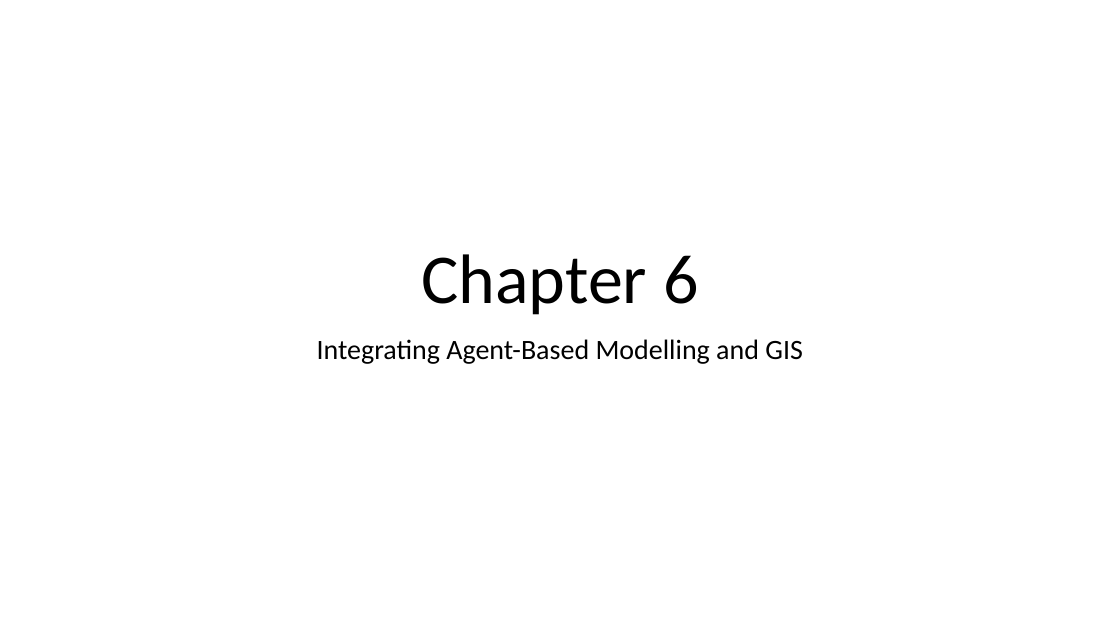
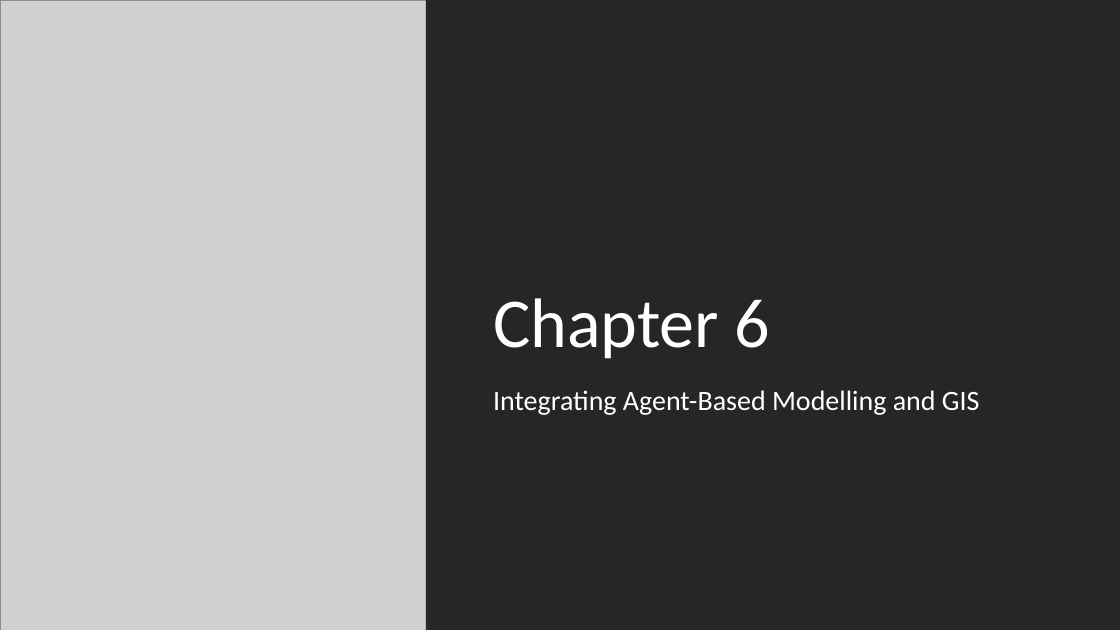
Before and after one commit to abmgis/abmgis, a slide deck: slide 1 of Chapter06-IntegratingABMandGIS/Chapter6.pptx. Drawn at 1120x630 pixels with LibreOffice and Linux fonts; fonts in the diff are those of the drawing; grey boxes stand for pictures. Boxes give left, top, right and bottom in pixels: in the first picture for what was removed or moved away, otherwise in the second. Text is boxed around its words. In the diff, an @@ line names an element or a change of style, - is before the commit and + after.

```diff
--- a/Chapter06-IntegratingABMandGIS/Chapter6.pptx
+++ b/Chapter06-IntegratingABMandGIS/Chapter6.pptx
@@ picture added at [0, 0, 426, 630] @@
@@ rectangle added at [426, 0, 1120, 630], fill #262626 @@
@@ title "Chapter 6": place and size @@
-title "Chapter 6" at [421, 254, 698, 315]
+title "Chapter 6" at [493, 298, 770, 359]
@@ title "Chapter 6" at [493, 298, 770, 359]: text colour #000000 to #FFFFFF; alignment centre to left @@
@@ subtitle "Integrating Agent-Based Modelling and GIS" at [493, 390, 980, 415]: text colour #000000 to #FFFFFF; alignment centre to left @@
@@ subtitle "Integrating Agent-Based Modelling and GIS": place and size @@
-subtitle "Integrating Agent-Based Modelling and GIS" at [317, 339, 803, 364]
+subtitle "Integrating Agent-Based Modelling and GIS" at [493, 390, 980, 415]
```
Also in this commit, not shown: 2 slides added, 7 other files.
